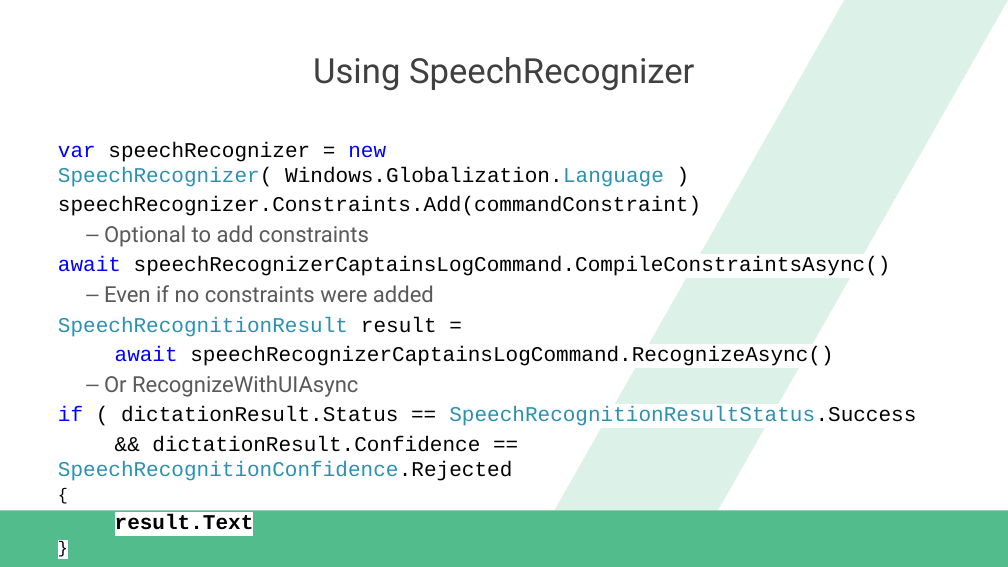
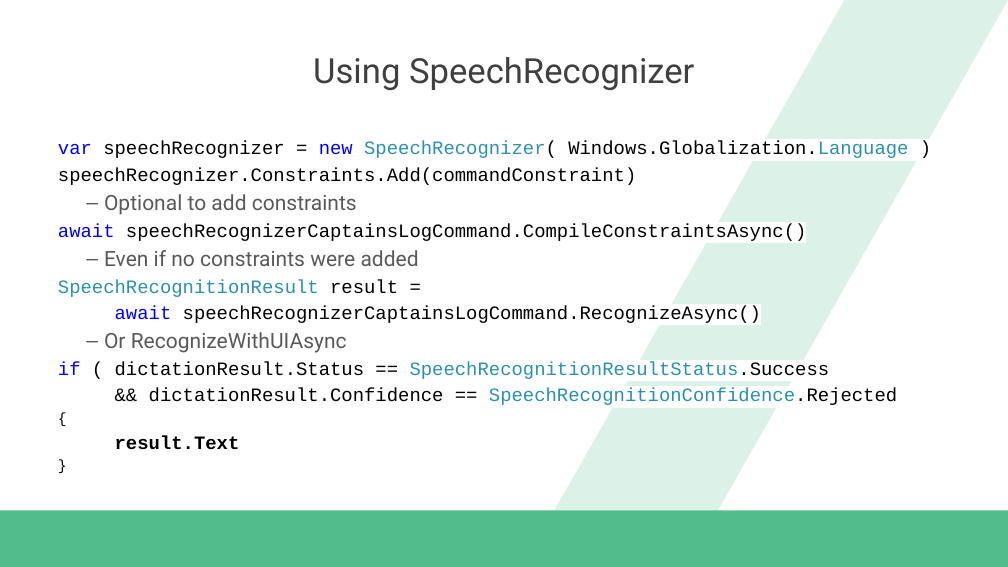
Before and after one commit to dannydwarren/Cortana-Location-UWP, a slide deck: slide 14 of Hey Cortana, Where Am I.pptx. Drawn at 1008x567 pixels with LibreOffice and Linux fonts; fonts in the diff are those of the drawing; background and template pictures are left out. Boxes give left, top, right and bottom in pixels: in the first picture for what was removed or moved away, otherwise in the second. Text is boxed around its words. In the diff, an @@ line names an element or a change of style, - is before the commit and + after.

```diff
--- a/Hey Cortana, Where Am I.pptx
+++ b/Hey Cortana, Where Am I.pptx
@@ text "var speechRecognizer = new SpeechRecognizer( ..." at [58,141,908,450]: size 20 to 18 pt in "var speechRecognizer = new SpeechRecognizer( Windows.Globali ...", "speechRecognizer.Constraints.Add(commandConstraint)", "await speechRecognizerCaptainsLogCommand.CompileConstraintsA ...", "SpeechRecognitionResult result =" and 4 more places; size 21 to 20 pt in "Optional to add constraints", "Even if no constraints were added", "Or RecognizeWithUIAsync"; size 16 to 14 pt in "{", "}" @@
```
Also in this commit, not shown: 1 other slide changed, 4 other files.
